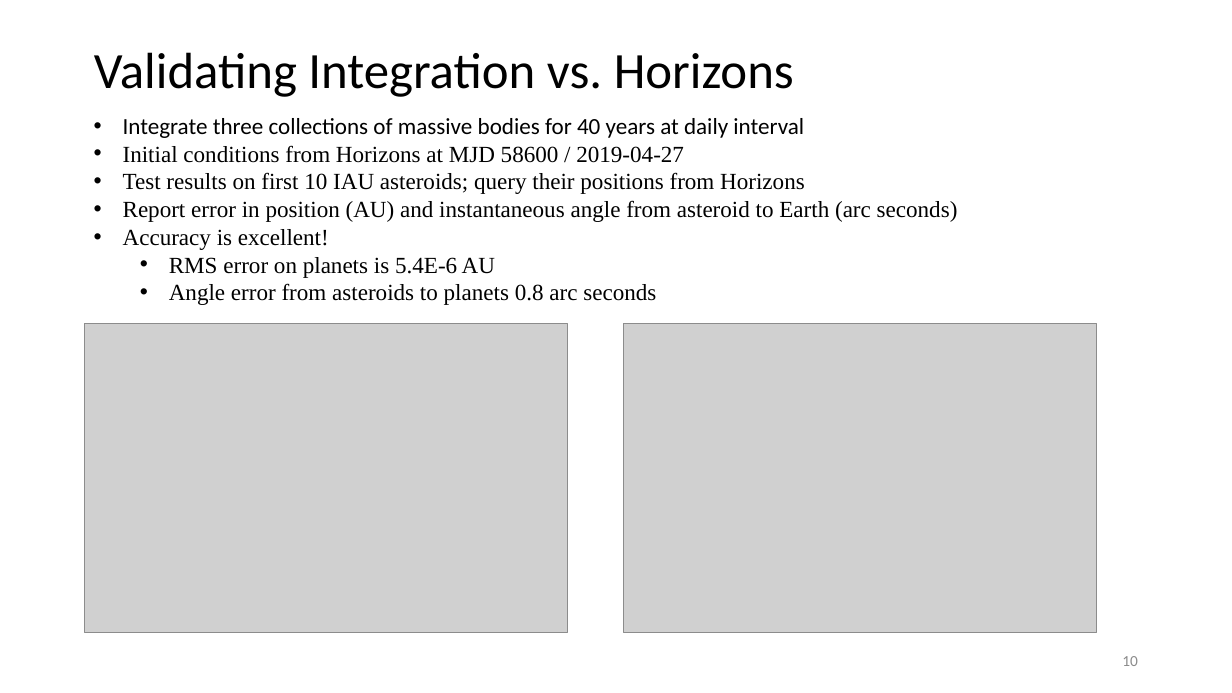
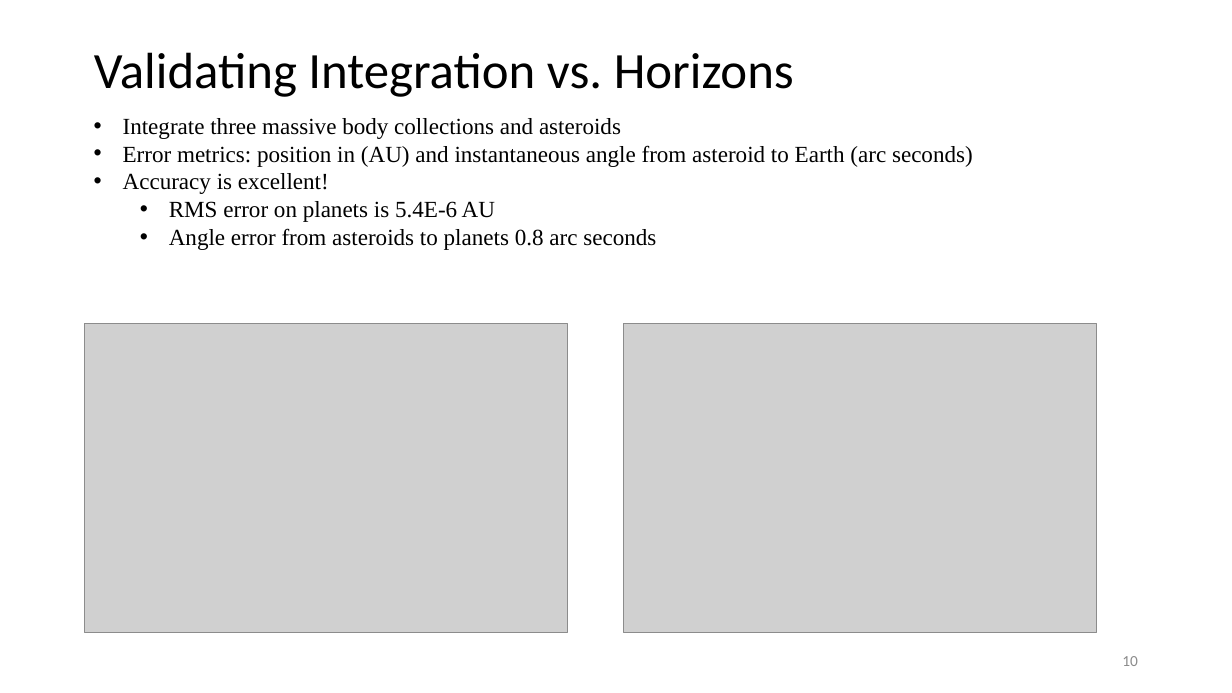
Before and after one commit to memanuel/kepler-sieve, a slide deck: slide 10 of presentation/kepler-sieve-slides.pptx. Drawn at 1232x693 pixels with LibreOffice and Linux fonts; fonts in the diff are those of the drawing; grey boxes stand for pictures. Boxes give left, top, right and bottom in pixels: in the first picture for what was removed or moved away, otherwise in the second. Text is boxed around its words. In the diff, an @@ line names an element or a change of style, - is before the commit and + after.

Commit message:
revised presentation / less text

```diff
--- a/presentation/kepler-sieve-slides.pptx
+++ b/presentation/kepler-sieve-slides.pptx
@@ text at [123,118,973,167]: text changed @@
-• Integrate three collections of massive bodies for 40 years at daily interval
-• Initial conditions from Horizons at MJD 58600 / 2019-04-27
-• Test results on first 10 IAU asteroids; query their positions from Horizons
-• Report error in position (AU) and instantaneous angle from asteroid to Earth (arc seconds)
+• Integrate three massive body collections and asteroids
+• Error metrics: position in (AU) and instantaneous angle from asteroid to Earth (arc seconds)
```
Also in this commit, not shown: 21 other slides changed, 1 slide added, 5 slides removed, 7 other files.
